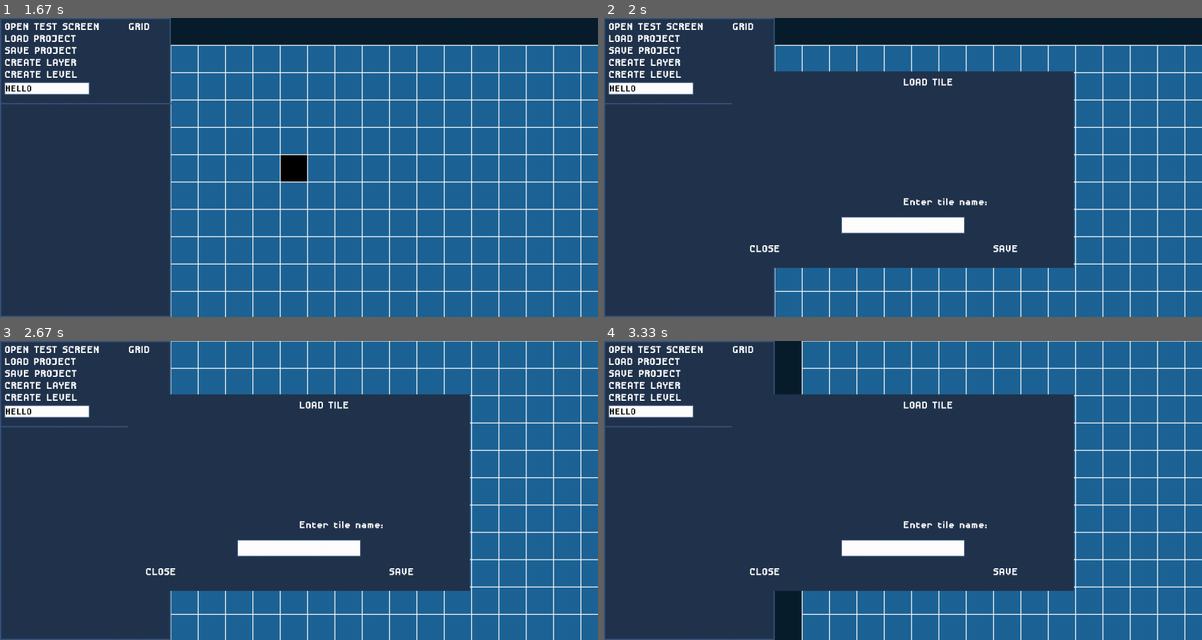
Above: before the commit, frames 1-4 (two rows, left to right).
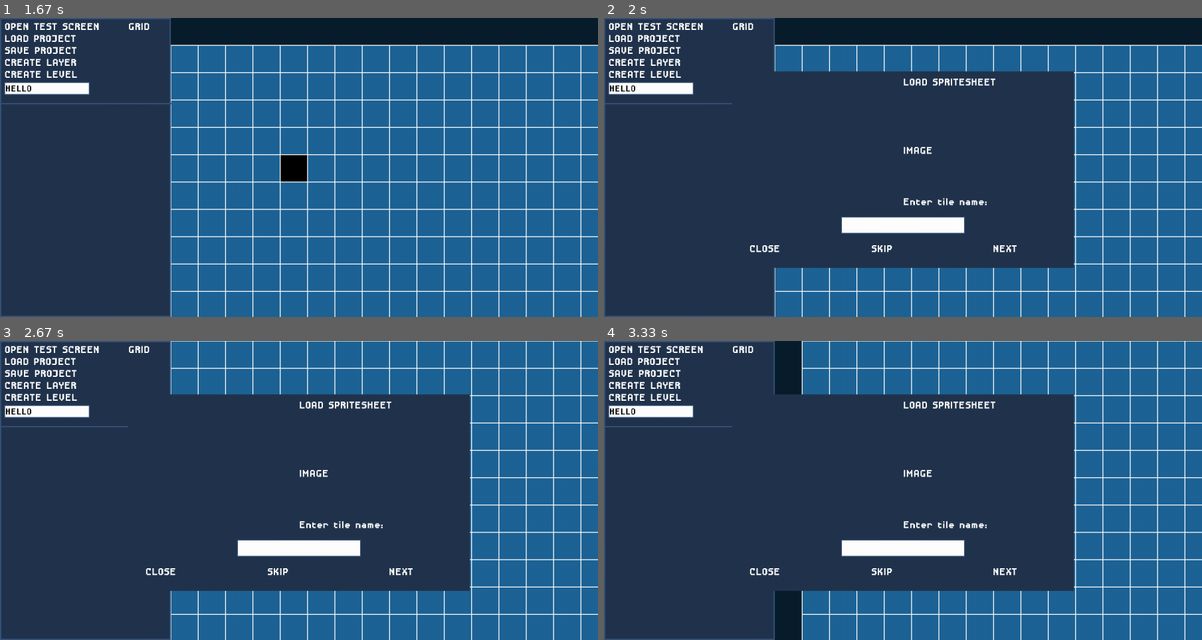
Above: after the commit, the same moments.

Repository: ImYourDope/PyGameLevelDesigner
Game: pygame game, started from main.py
Same seed, same stepped clock (60 frames per second), same inputs: the game is played once before the commit and once after it.
Inputs (mouse positions are in pixels of both pictures, inside the frame that each line leads up to):
- Up to frame 1 (1.67 s): click "CREATE LEVEL" at 0.38 s; click (304, 185) at 0.72 s; click (382, 38) at 1.05 s; click (520, 272) at 1.38 s
- Up to frame 2 (2 s): click "OPEN TEST SCREEN" at 1.72 s
- Up to frame 3 (2.67 s): click (382, 619) at 2.05 s; click (281, 439) at 2.38 s
- Up to frame 4 (3.33 s): click (807, 391) at 2.72 s; click (1058, 463) at 3.05 s

Frame 1 is identical in both runs. In frame 2, 0.4% of the frame differs, in the area x 44-70%, y 20-79%; in frame 3, 0.4%; in frame 4, 0.4%.

Commit message:
Created blank Image tag realisation

Diff:
--- a/DOM/Layout.py
+++ b/DOM/Layout.py
@@ -38,6 +38,13 @@
 
     def onchange(self, id, callback):
         self.on('change', id, callback)
+
+
+    def getElementByID(self, id):
+        if id in self.dom:
+            return self.dom[id]
+
+        raise Exception("Unknown id")
 
     def infocus(self, id):
         if id not in self.dom:
--- /dev/null
+++ b/Interface/Image.py
@@ -0,0 +1,17 @@
+from DOM.ElementInterface import ElementInterface
+
+
+class Image(ElementInterface):
+    DEFAULT = {}
+
+    def __init__(self, properties):
+        self.id = properties['id']
+        self.pos = properties['x'], properties['y']
+        self.properties = properties
+
+    def update_image(self, surface):
+        self.surface = surface
+
+    def draw(self, screen):
+        if 'surface' in self.__dict__:
+            screen.blit(self.surface, self.pos)
--- a/Interface/__init__.py
+++ b/Interface/__init__.py
@@ -3,3 +3,4 @@
 from .Input import Input
 from .Label import Label
 from .Grid import Grid
+from .Image import Image
--- a/XMLparser.py
+++ b/XMLparser.py
@@ -32,6 +32,9 @@
             elif elem.tag == 'Label':
                 props = XMLParser.set_default_parameters(props, Label.DEFAULT)
                 dom.append(Label(props))
+            elif elem.tag == 'Image':
+                props = XMLParser.set_default_parameters(props, Image.DEFAULT)
+                dom.append(Image(props))
             else:
                 pass
                 # raise Exception('Incorrect tag')
--- a/main.py
+++ b/main.py
@@ -24,9 +24,13 @@
 
 root.onclick('toggle-grid', grid.toggle_grid)
 
-xml = XMLParser('tileloaderlayout.xml')
+xml = XMLParser('spritesheetloaderlayout.xml')
 popup = xml.read_dom()
 popup.onclick('close-popup', lambda _: layout_manager.pop())
+
+tmp = main_font.render('IMAGE', False, main_font_color)
+
+popup.getElementByID('current-loading-tile').elem.update_image(tmp)
 
 root.onclick('open-test-screen-button', lambda _: layout_manager.push(popup))
 
